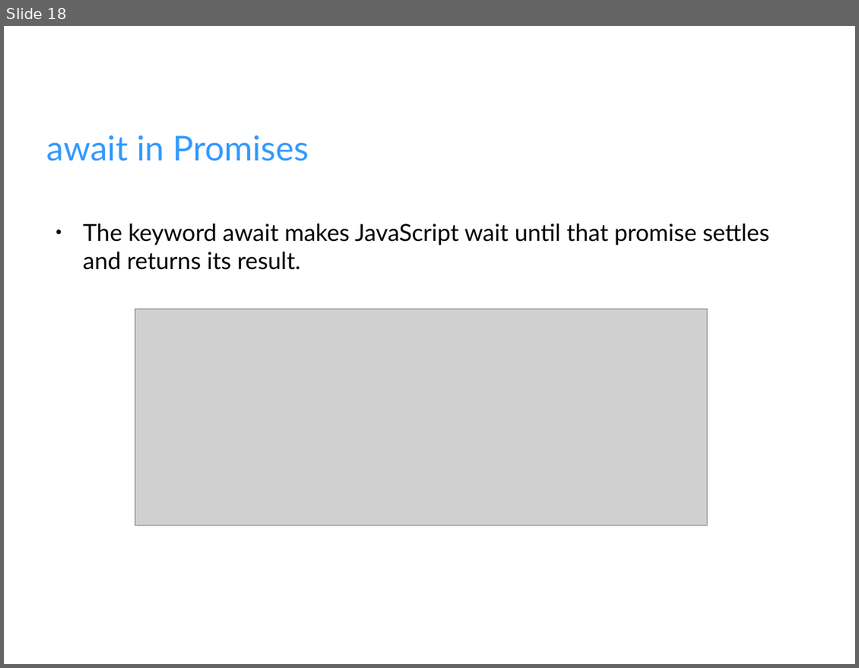
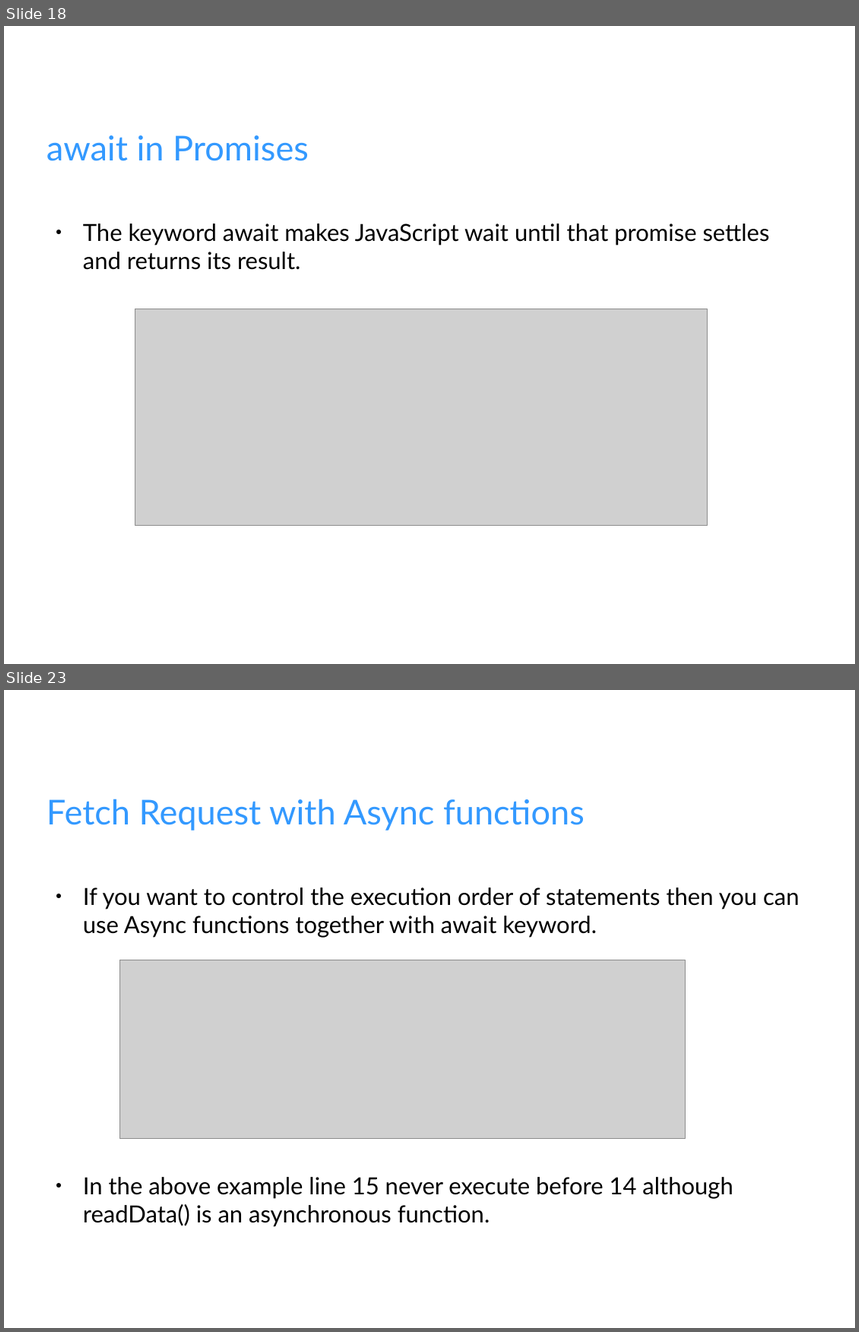
Before and after one commit to fahimahmadi1985/AllMaterial, a slide deck: Browser/Presentations/Fetch.odp. Shown one above the other, each under a label of ours: slide 18 before the commit, slides 18 and 23 after it; the slides between them are not shown. The pictures are 859x668 and 859x1332 pixels, drawn with LibreOffice and Linux fonts; fonts in the diff are those of the drawing; grey boxes stand for pictures; background and template pictures are left out. Boxes give left, top, right and bottom in pixels: in the first picture for what was removed or moved away, otherwise in the second. Text is boxed around its words. In the diff, an @@ line names an element or a change of style, - is before the commit and + after.

```diff
--- a/Browser/Presentations/Fetch.odp
+++ b/Browser/Presentations/Fetch.odp
@@ slide 23 added at box(4, 690, 855, 1328), background picture (left out) @@
@@ title added at box(47, 799, 585, 831), 32 pt, text #3399FF @@
+Fetch Request with Async functions
@@ text added at box(83, 888, 800, 1227), 22 pt, text #000000 @@
+● If you want to control the execution order of statements then you can use Async functions together with await keyword.
+● In the above example line 15 never execute before 14 although readData() is an asynchronous function.
@@ picture added at box(120, 961, 685, 1138) @@
```
Also in this commit, not shown: 6 other slides added, 10 other files.
